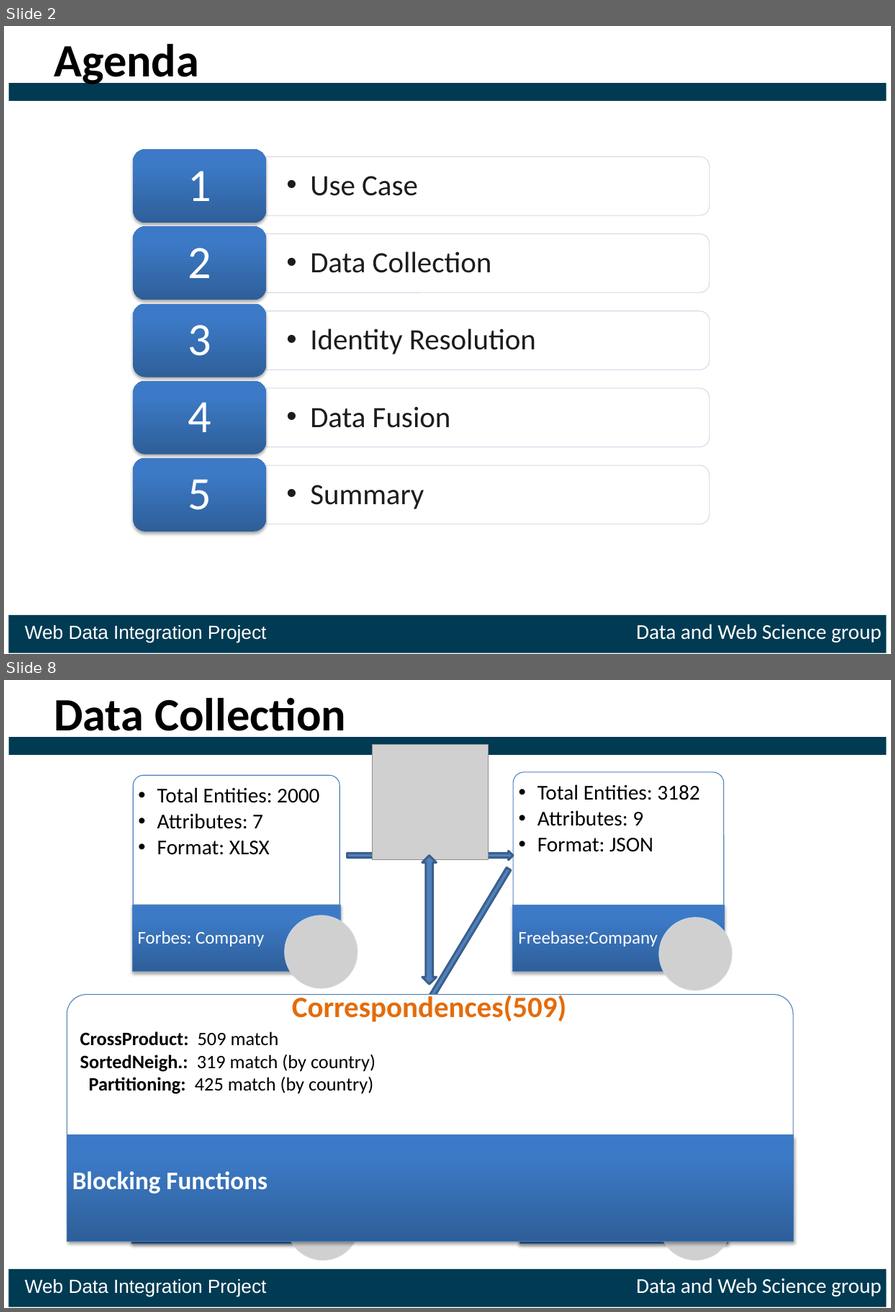
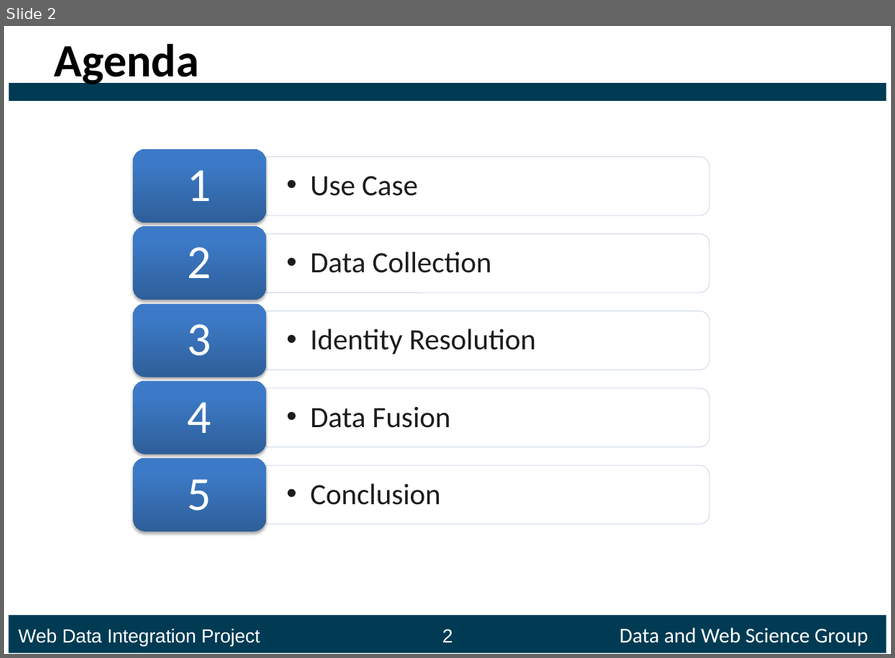
Before and after one commit to ofrendo/WebDataIntegration, a slide deck: presentation/Presentation_template.pptx. Shown one above the other, each under a label of ours: slides 2 and 8 before the commit, slide 2 after it; the slides between them are not shown. The pictures are 895x1312 and 895x658 pixels, drawn with LibreOffice and Linux fonts; fonts in the diff are those of the drawing; grey boxes stand for pictures. Boxes give left, top, right and bottom in pixels: in the first picture for what was removed or moved away, otherwise in the second. Text is boxed around its words. In the diff, an @@ line names an element or a change of style, - is before the commit and + after.

```diff
--- a/presentation/Presentation_template.pptx
+++ b/presentation/Presentation_template.pptx
@@ slide 8 removed at [4,680,891,1308], background #FFFFFF; not listed: 2 template elements that a slide beside it also shows @@
@@ title removed at [54,697,346,742] @@
-Data Collection
@@ picture removed at [372,745,488,861] @@
@@ right arrow removed at [347,851,513,860] @@
@@ right arrow removed at [346,866,514,1135] @@
@@ up down arrow removed at [422,855,437,985] @@
@@ round same rect removed at [67,994,794,1241] @@
-CrossProduct: 509 match
-SortedNeigh.: 319 match (by country)
-Partitioning: 425 match (by country)
@@ text removed at [292,993,566,1022] @@
-Correspondences(509)
@@ rectangle removed at [67,1135,794,1242] @@
@@ right arrow removed at [347,1142,513,1150] @@
@@ text removed at [72,1171,268,1193] @@
-Blocking Functions
@@ group removed at [132,772,733,1260]: 5 texts, 4 round same rects, 4 rectangles, 4 pictures @@
-  •• Total Entities: 2000
-  •• Attributes: 7
-  •• Format: XLSX
-Forbes: Company
-  •• Total Entities: 3182
-  •• Attributes: 9
-  •• Format: JSON
-Freebase:Company
-  •• Total Entities: 16051
-  •• Attributes: 9
-  •• Format: CSV
@@ text removed at [25,1278,882,1297] @@
-Web Data Integration Project Data and Web Science group
@@ slide 2 changed as well @@
@@ text at [310,483,440,505]: text changed @@
-  •• Summary
+  •• Conclusion
@@ text added at [18,627,868,646], 18 pt, text #FFFFFF @@
+Web Data Integration Project 2 Data and Web Science Group
@@ text removed at [25,624,882,643] @@
-Web Data Integration Project Data and Web Science group
```
Also in this commit, not shown: 5 other slides changed, 13 slides added, 6 other slides removed.
